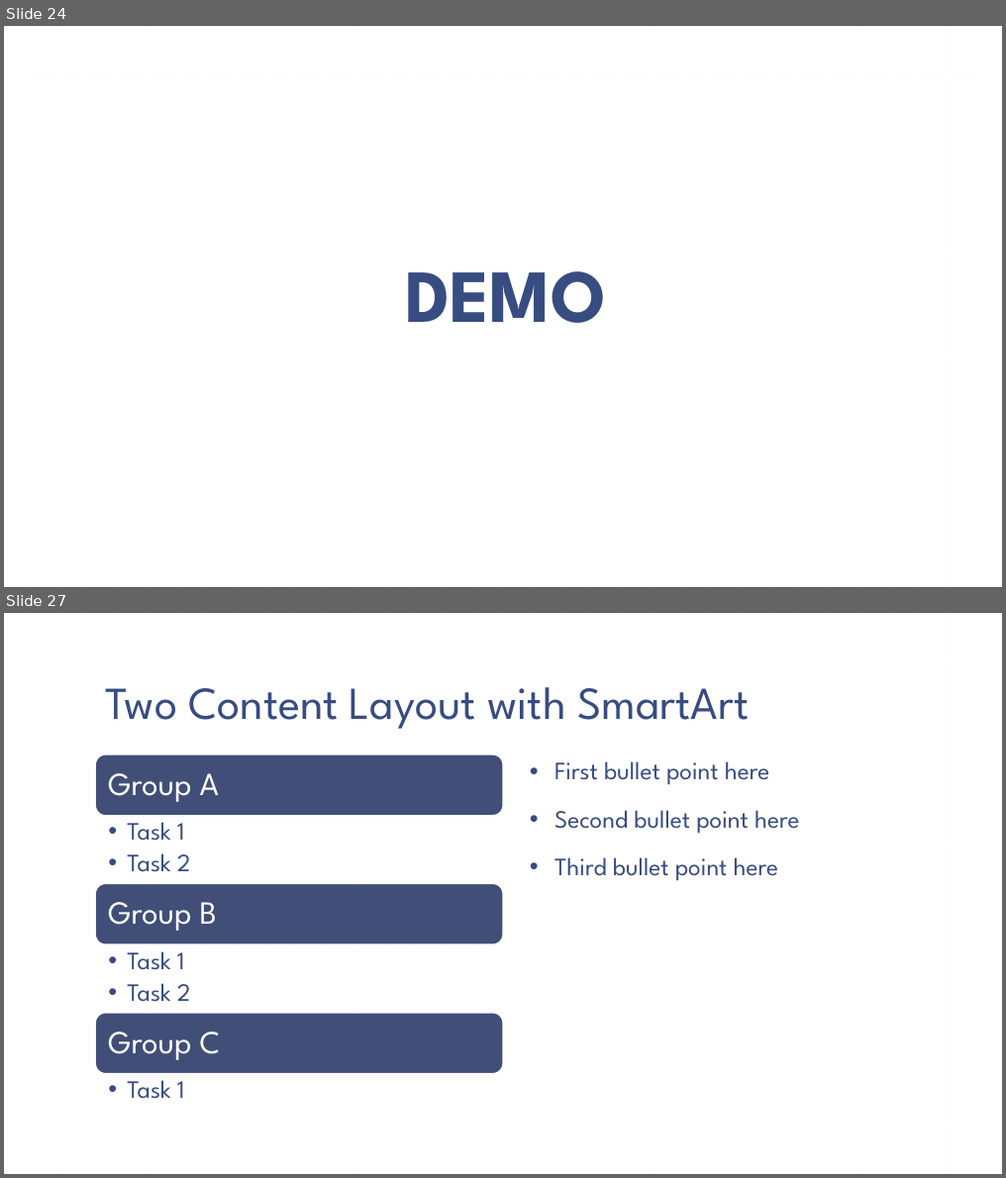
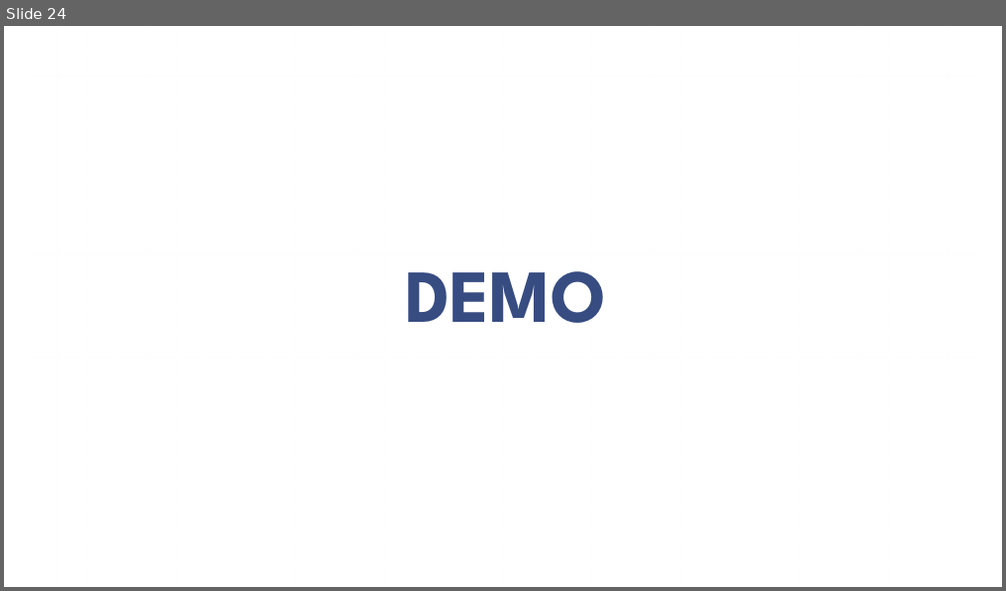
Before and after one commit to cfclick/CFSummit2016, a slide deck: powerpoint/SmartPDF/Don't Just PDF.pptx. Shown one above the other, each under a label of ours: slides 24 and 27 before the commit, slide 24 after it; the slides between them are not shown. The pictures are 1006x1178 and 1006x591 pixels, drawn with LibreOffice and Linux fonts; fonts in the diff are those of the drawing; background and template pictures are left out. Boxes give left, top, right and bottom in pixels: in the first picture for what was removed or moved away, otherwise in the second. Text is boxed around its words. In the diff, an @@ line names an element or a change of style, - is before the commit and + after.

Commit message:
working on power point slide

```diff
--- a/powerpoint/SmartPDF/Don't Just PDF.pptx
+++ b/powerpoint/SmartPDF/Don't Just PDF.pptx
@@ slide 27 removed at box(4, 613, 1002, 1174), background picture (left out); not listed: 1 template element that a slide beside it also shows @@
@@ title removed at box(106, 687, 748, 729) @@
-Two Content Layout with SmartArt
@@ text removed at box(554, 761, 799, 881) @@
-• First bullet point here
-• Second bullet point here
-• Third bullet point here
@@ group removed at box(95, 755, 503, 1099): 6 texts, 3 rounded rectangles @@
-Group A
-  • Task 1
-  • Task 2
-Group B
-  • Task 1
-  • Task 2
-Group C
-  • Task 1
```
Also in this commit, not shown: 7 slides changed, 7 other slides removed, 5 other files.
